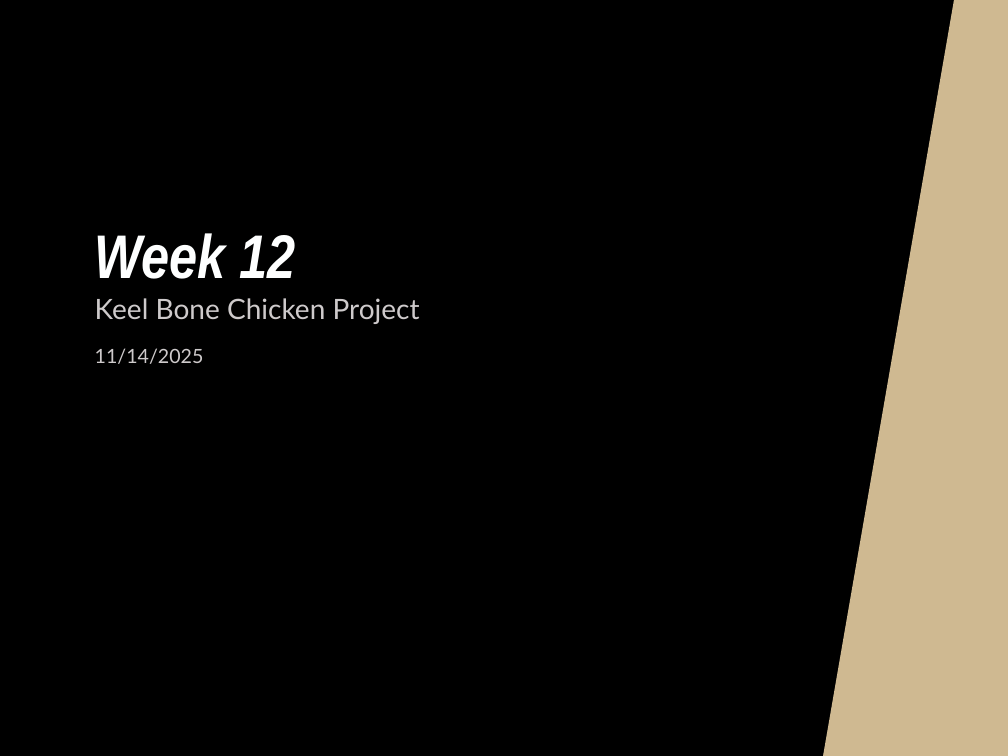
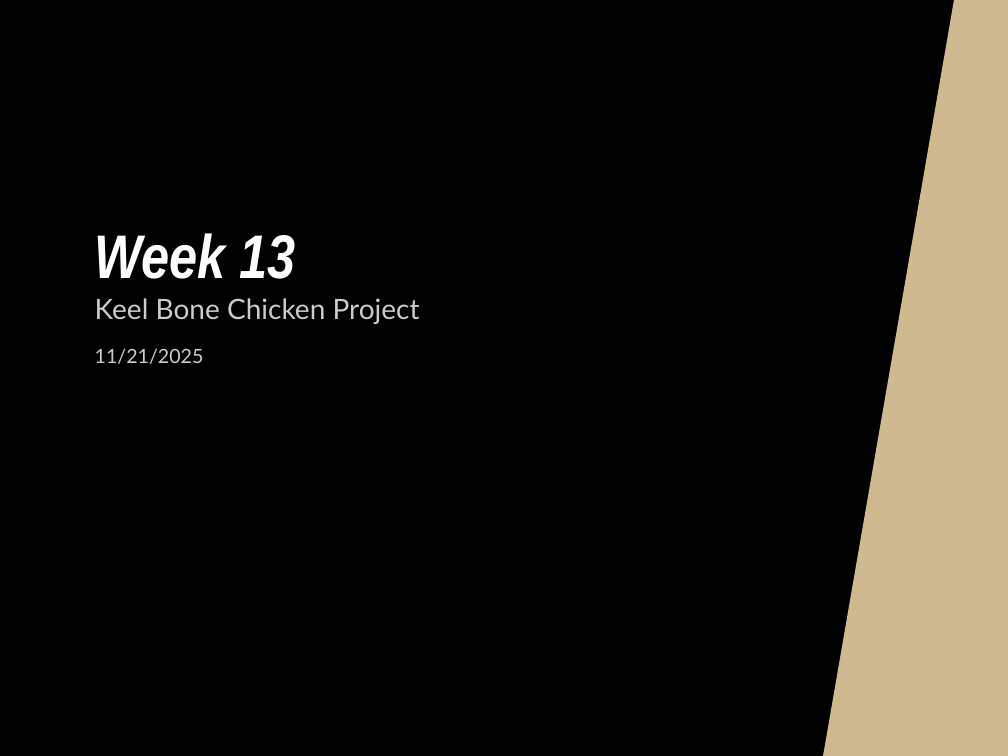
Before and after one commit to NHuang58/Biomedical_Device_PCB, a slide deck: slide 1 of Documentation/Slides/Week_10.pptx. Drawn at 1008x756 pixels with LibreOffice and Linux fonts; fonts in the diff are those of the drawing; background and template pictures are left out. Boxes give left, top, right and bottom in pixels: in the first picture for what was removed or moved away, otherwise in the second. Text is boxed around its words. In the diff, an @@ line names an element or a change of style, - is before the commit and + after.

```diff
--- a/Documentation/Slides/Week_10.pptx
+++ b/Documentation/Slides/Week_10.pptx
@@ title at (95, 233, 296, 279): text changed @@
-Week 12
+Week 13
@@ text at (95, 348, 204, 364): text changed @@
-11/14/2025
+11/21/2025
```
Also in this commit, not shown: 5 other slides changed, 1 slide added, 4 other files.
